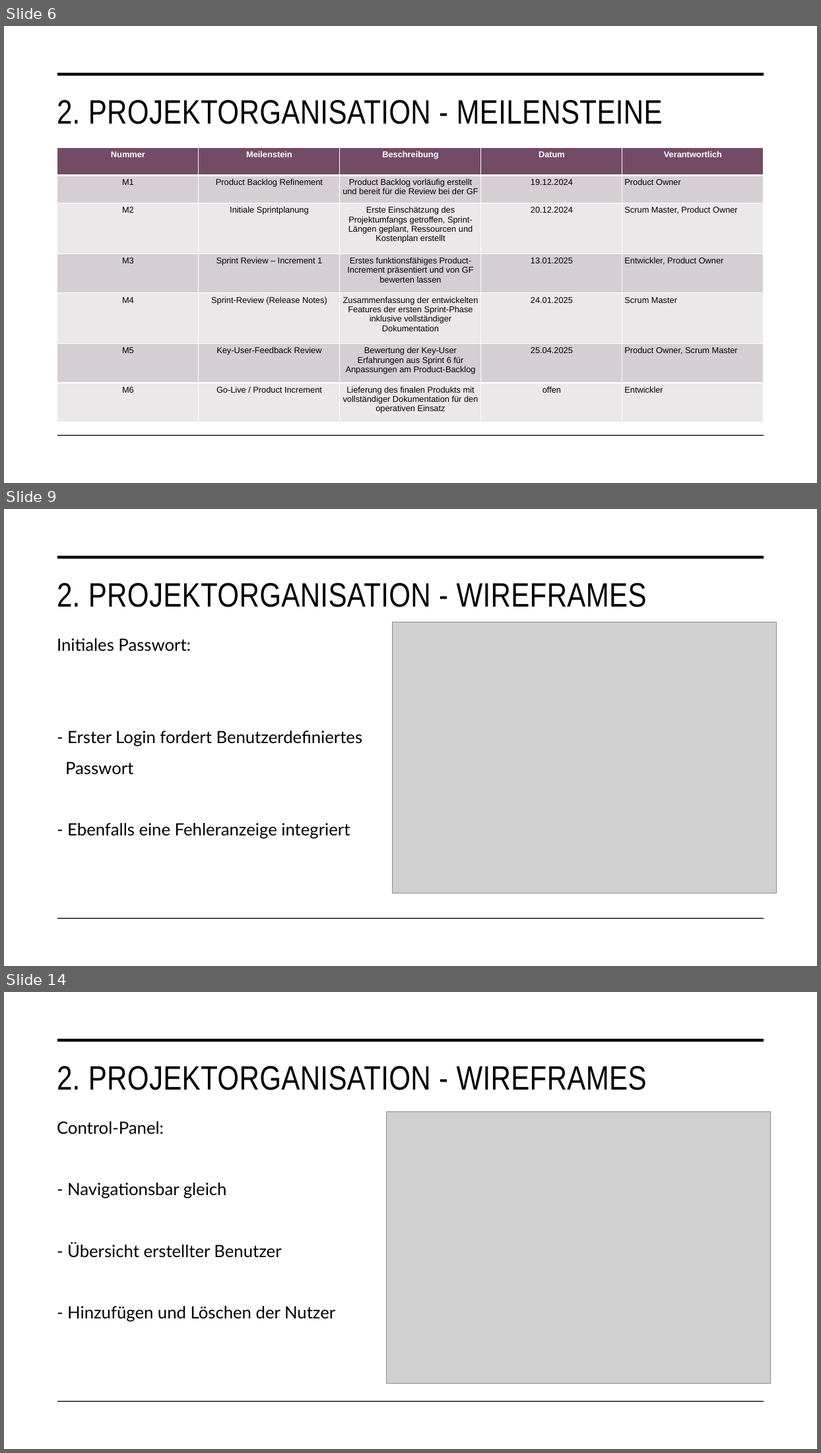
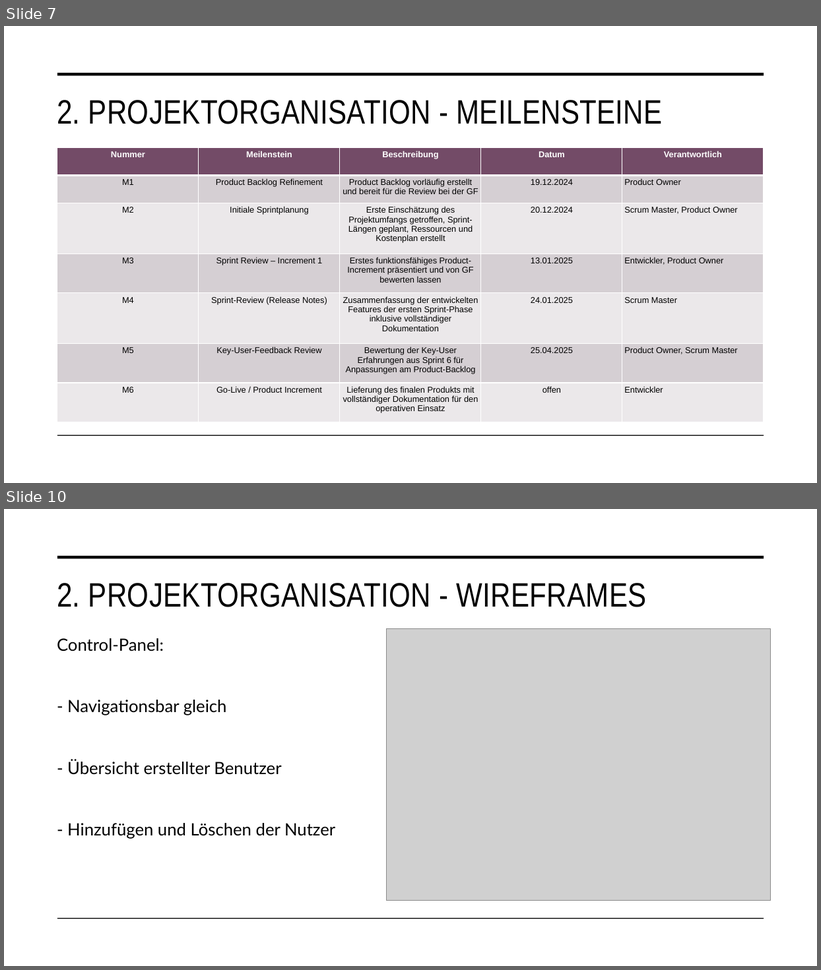
Before and after one commit to malu254/Eifrige-Otter-PM, a slide deck: Abgabe/Dokumentation/Präsentation.pptx. Shown one above the other, each under a label of ours: slides 6, 9 and 14 before the commit, slides 7 and 10 after it; the slides between them are not shown. The pictures are 821x1453 and 821x970 pixels, drawn with LibreOffice and Linux fonts; fonts in the diff are those of the drawing; grey boxes stand for pictures. Boxes give left, top, right and bottom in pixels: in the first picture for what was removed or moved away, otherwise in the second. Text is boxed around its words. In the diff, an @@ line names an element or a change of style, - is before the commit and + after.

```diff
--- a/Abgabe/Dokumentation/Präsentation.pptx
+++ b/Abgabe/Dokumentation/Präsentation.pptx
@@ slide 9 removed at (4, 509, 817, 966), background #FFFFFF; not listed: 2 template elements that a slide beside it also shows @@
@@ title removed at (57, 583, 647, 607) @@
-2. PROJEKTORGANISATION - WIREFRAMES
@@ picture removed at (393, 622, 777, 893) @@
@@ text removed at (57, 638, 363, 839) @@
-Initiales Passwort:
-- Erster Login fordert Benutzerdefiniertes
-Passwort
-- Ebenfalls eine Fehleranzeige integriert
@@ what was slide 6 is now slide 7 @@
@@ what was slide 14 is now slide 10 @@
```
Also in this commit, not shown: 8 slides changed, 3 slides added, 4 other slides removed, 3 other files.
